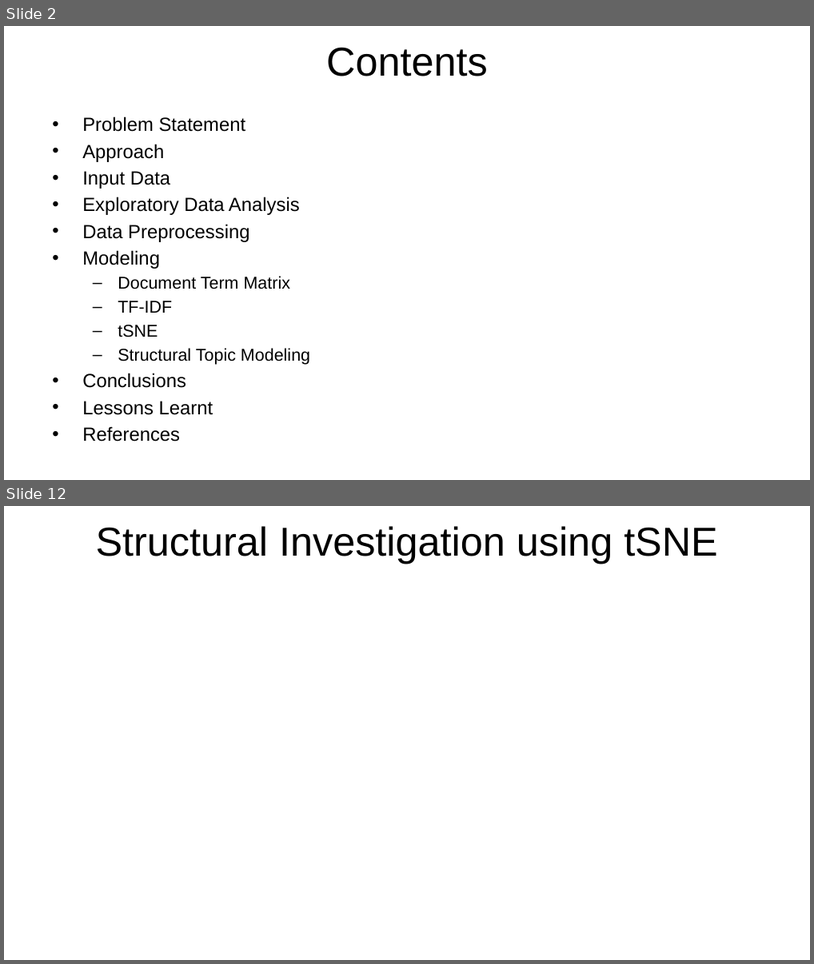
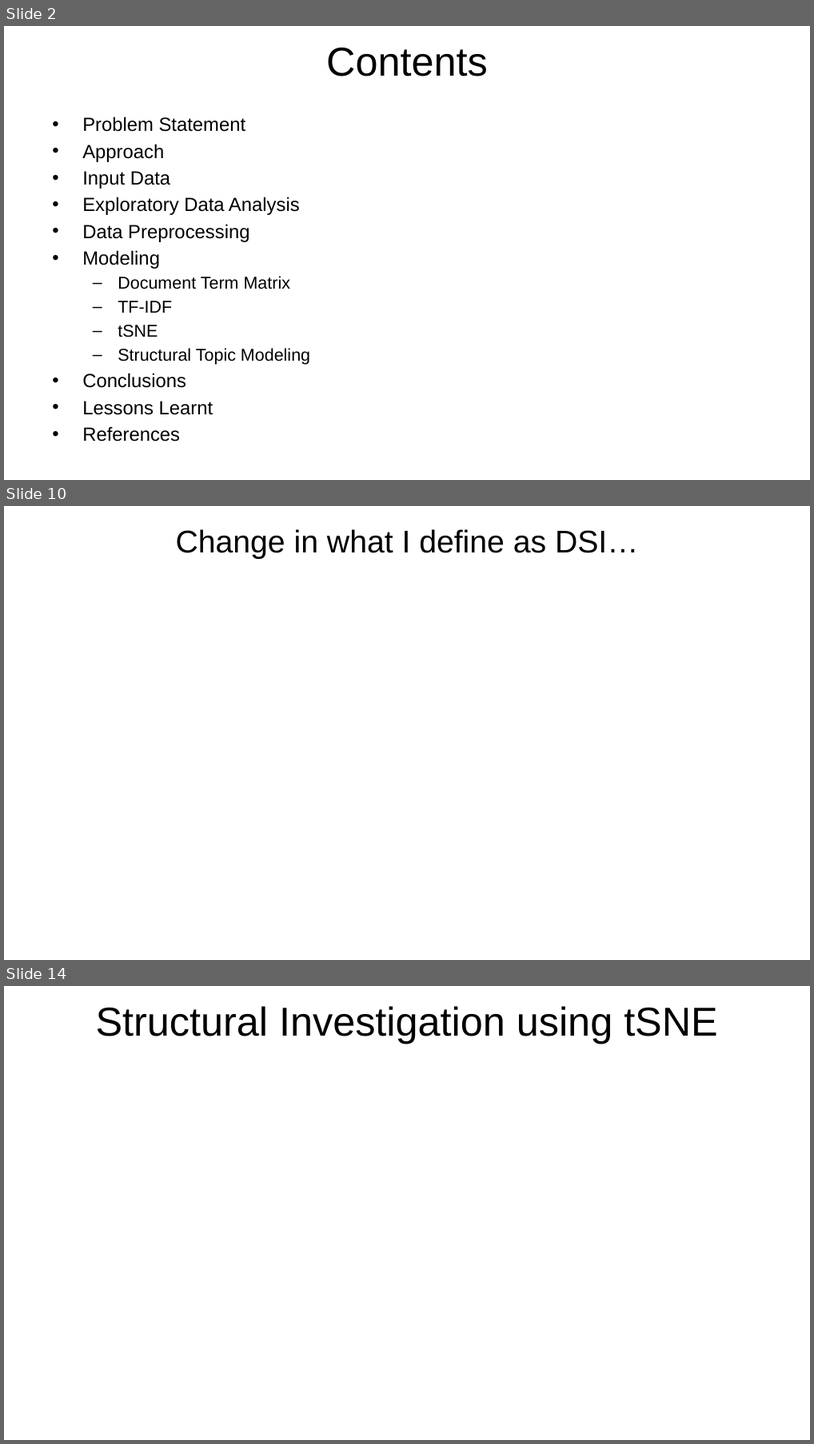
Before and after one commit to rsangole/453_TextAnalysis_FinalProject, a slide deck: reports/Final Report.pptx. Shown one above the other, each under a label of ours: slides 2 and 12 before the commit, slides 2, 10 and 14 after it; the slides between them are not shown. The pictures are 814x964 and 814x1444 pixels, drawn with LibreOffice and Linux fonts; fonts in the diff are those of the drawing; background and template pictures are left out. Boxes give left, top, right and bottom in pixels: in the first picture for what was removed or moved away, otherwise in the second. Text is boxed around its words. In the diff, an @@ line names an element or a change of style, - is before the commit and + after.

```diff
--- a/reports/Final Report.pptx
+++ b/reports/Final Report.pptx
@@ slide 10 added at <box>4,506,810,960</box>, background picture (left out) @@
@@ title added at <box>176,529,638,559</box>, 28 pt, text #000000 @@
+Change in what I define as DSI…
@@ page number added at <box>582,926,770,950</box>, 12 pt, text #FFFFFF @@
+9
@@ what was slide 12 is now slide 14 @@
```
Also in this commit, not shown: 3 slides changed, 9 other slides added, 6 slides removed, 5 other files.
